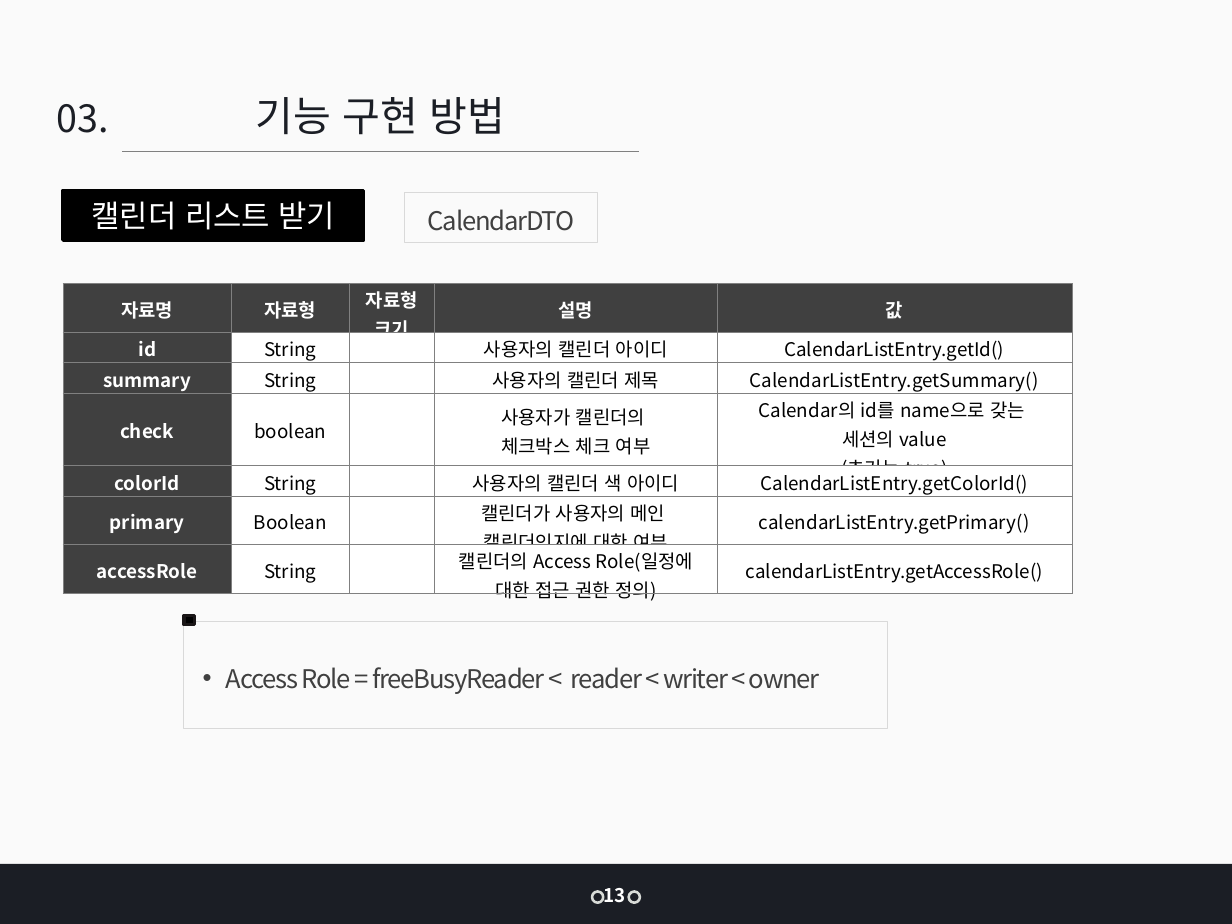
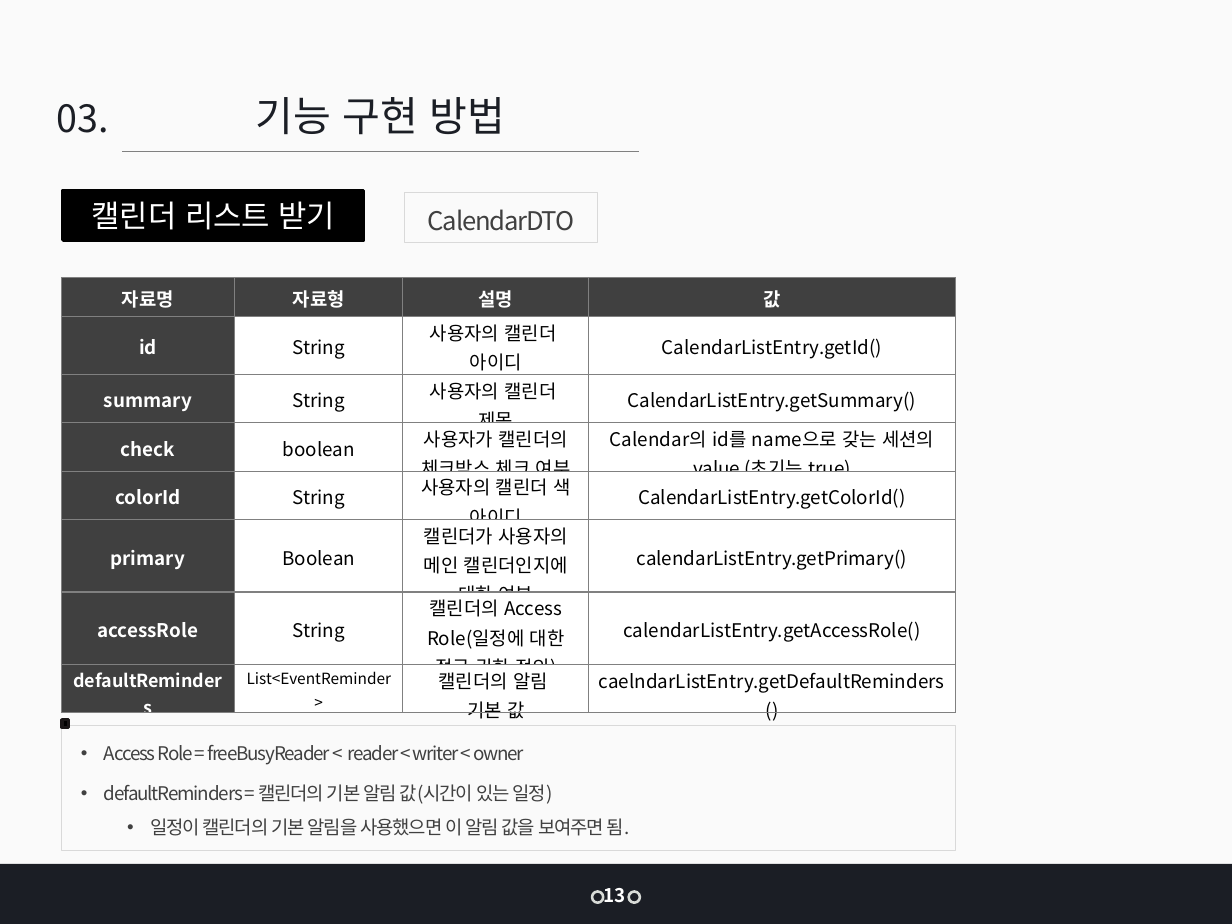
Before and after one commit to jangys/calendarProjectDocument, a slide deck: slide 12 of 인턴 최종 발표_장연수.pptx (slide 16 before the commit). Drawn at 1232x924 pixels with LibreOffice and Linux fonts; fonts in the diff are those of the drawing. Boxes give left, top, right and bottom in pixels: in the first picture for what was removed or moved away, otherwise in the second. Text is boxed around its words. In the diff, an @@ line names an element or a change of style, - is before the commit and + after.

```diff
--- a/인턴 최종 발표_장연수.pptx
+++ b/인턴 최종 발표_장연수.pptx
@@ table at (62,277,957,723) @@
-자료명 | 자료형 | 자료형 크기 | 설명 | 값
-id | String |  | 사용자의 캘린더 아이디 | CalendarListEntry.getId()
-summary | String |  | 사용자의 캘린더 제목 | CalendarListEntry.getSummary()
-check | boolean |  | 사용자가 캘린더의 / 체크박스 체크 여부 | Calendar의 id를 name으로 갖는 / 세션의 value / (초기는 true)
-colorId | String |  | 사용자의 캘린더 색 아이디 | CalendarListEntry.getColorId()
-primary | Boolean |  | 캘린더가 사용자의 메인 / 캘린더인지에 대한 여부 | calendarListEntry.getPrimary()
-accessRole | String |  | 캘린더의 Access Role(일정에 대한 접근 권한 정의) | calendarListEntry.getAccessRole()
+자료명 | 자료형 | 설명 | 값
+id | String | 사용자의 캘린더 아이디 | CalendarListEntry.getId()
+summary | String | 사용자의 캘린더 제목 | CalendarListEntry.getSummary()
+check | boolean | 사용자가 캘린더의 체크박스 체크 여부 | Calendar의 id를 name으로 갖는 세션의 value (초기는 true)
+colorId | String | 사용자의 캘린더 색 아이디 | CalendarListEntry.getColorId()
+primary | Boolean | 캘린더가 사용자의 메인 캘린더인지에 대한 여부 | calendarListEntry.getPrimary()
+accessRole | String | 캘린더의 Access Role(일정에 대한 접근 권한 정의) | calendarListEntry.getAccessRole()
+defaultReminders | List<EventReminder> | 캘린더의 알림 기본 값 | caelndarListEntry.getDefaultReminders()
@@ table: place and size @@
-table at (63,283,1072,605)
+table at (62,277,957,723)
@@ rectangle: place and size @@
-rectangle at (184,616,195,625)
+rectangle at (62,719,68,727)
@@ rectangle "Access Role = freeBusyReader < ...": place and size @@
-rectangle "Access Role = freeBusyReader < ..." at (184,621,888,728)
+rectangle "Access Role = freeBusyReader < ..." at (62,726,956,850)
@@ text in rectangle at (104,745,524,765): size 15 to 11 pt in "Access Role = freeBusyReader < reader < ..." @@
@@ text in rectangle at (104,784,630,836): paragraphs added @@
+• defaultReminders = 캘린더의 기본 알림 값(시간이 있는 일정)
+  • 일정이 캘린더의 기본 알림을 사용했으면 이 알림 값을 보여주면 됨.
```
Also in this commit, not shown: 12 other slides changed, 19 slides added, 7 slides removed, 4 other files.
